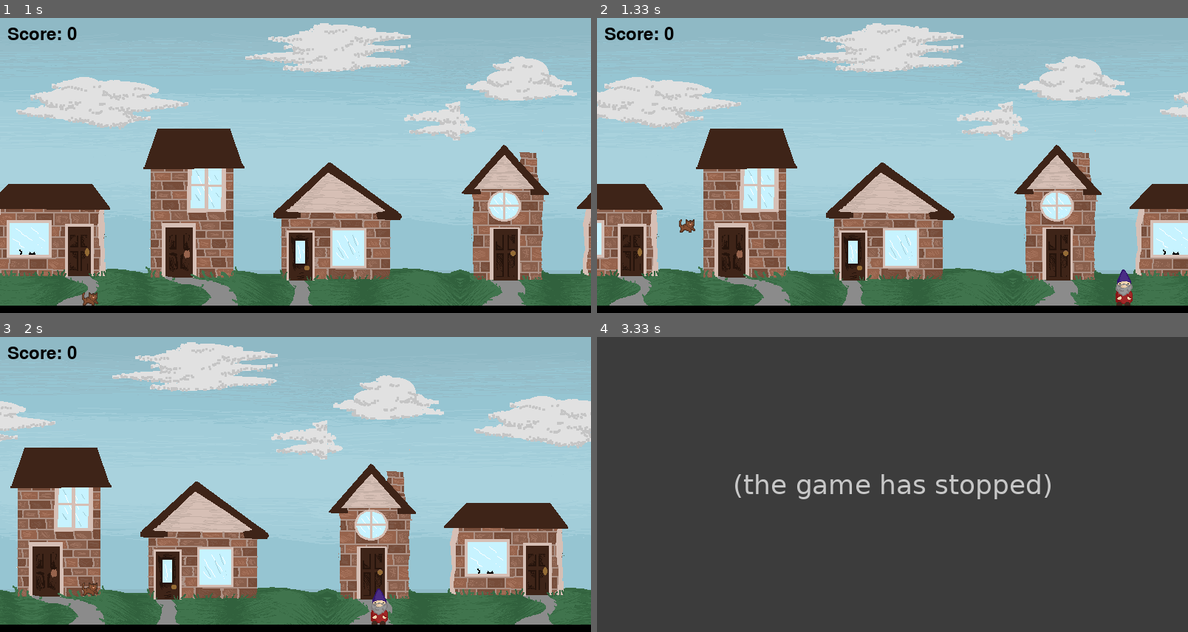
Above: before the commit, frames 1-4 (two rows, left to right).
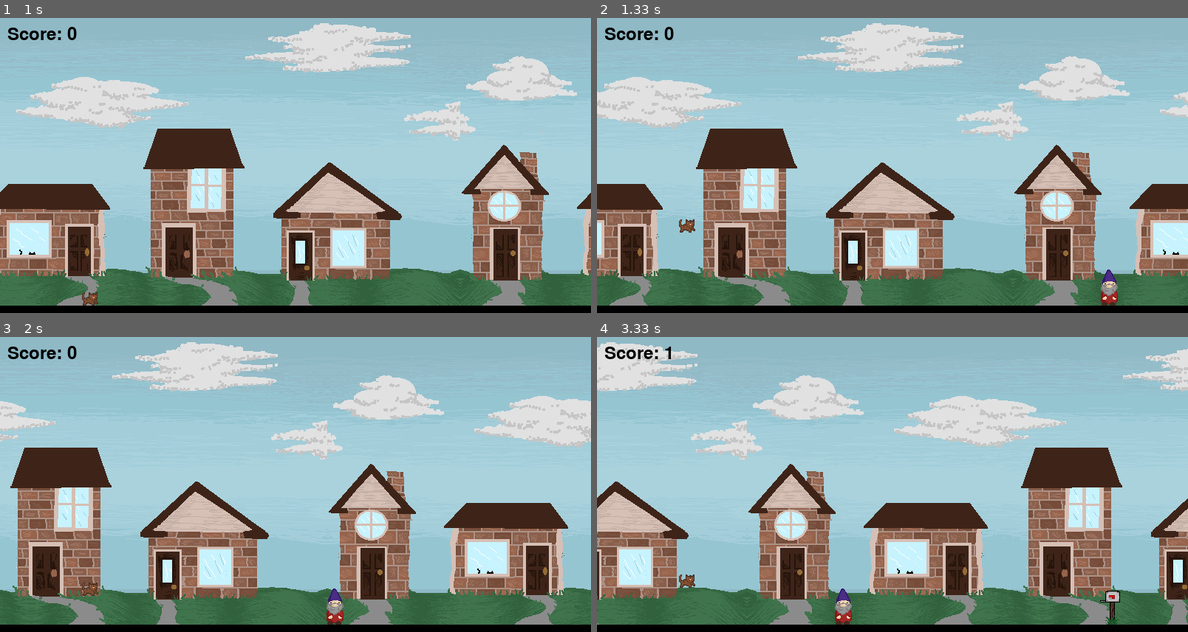
Above: after the commit, the same moments.

Repository: AGLovett/FinalProject
Game: pygame game, started from src/KittyRun.py
Same seed, same stepped clock (60 frames per second), same inputs: the game is played once before the commit and once after it.
Inputs:
- Up to frame 1 (1 s): tap Space at 0.33, 0.73 s
- Up to frame 2 (1.33 s): tap Space at 1.03, 1.23 s
- Up to frame 3 (2 s): tap Space at 1.57, 1.87 s
- Up to frame 4 (3.33 s): tap Space at 2.07, 2.37, 2.63, 2.97, 3.27 s

Frame 1 is identical in both runs. In frame 2, 0.5% of the frame differs, in the area x 85-91%, y 85-98%; in frame 3, 0.5%; in frame 4, 100%, in the area x 0-100%, y 0-100%.
Before the commit the program exited at 3.18 s; later frames show no game.

Commit message:
another speed adjustment

Diff:
--- a/src/KittyRun.py
+++ b/src/KittyRun.py
@@ -46,7 +46,7 @@
 
 # Obstacle settings and background
 BACKGROUND_SCROLL_SPEED = 3
-OBSTACLE_SPEED = 5
+OBSTACLE_SPEED = 6
 
 class Background:
     def __init__(self, speed):
